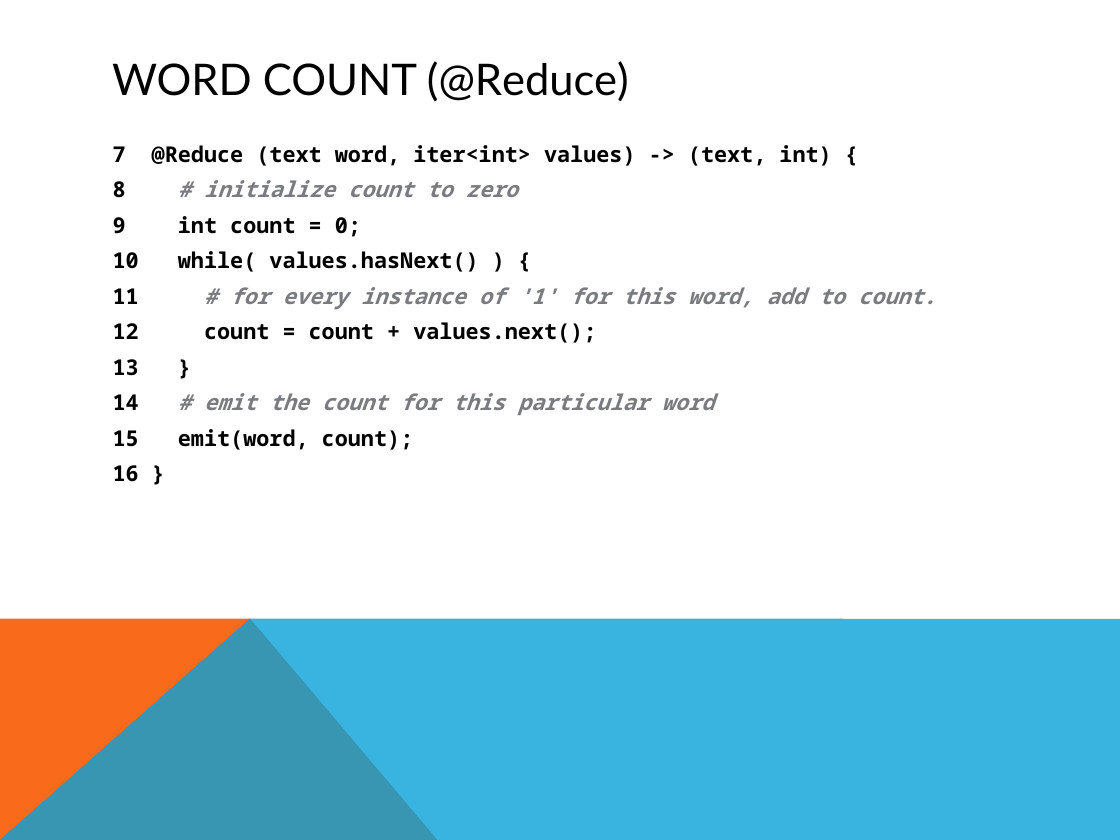
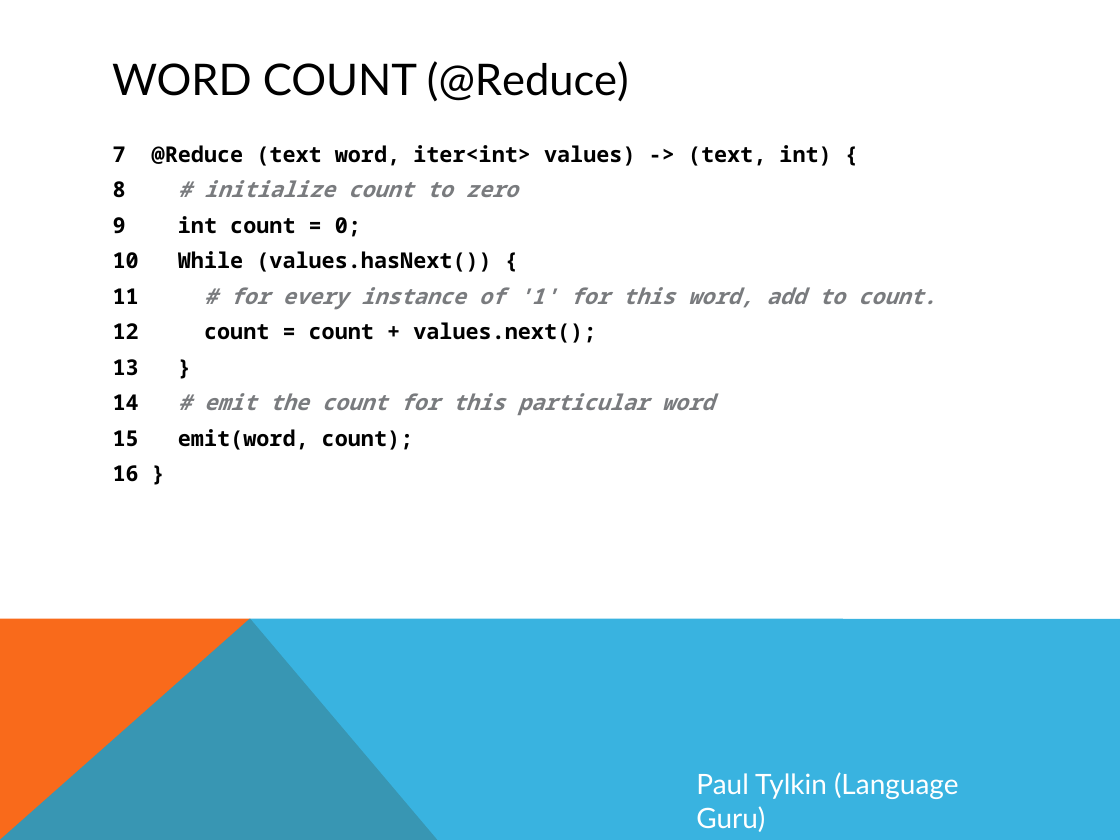
Before and after one commit to smessing/Hog, a slide deck: slide 10 of demo/demo.pptx. Drawn at 1120x840 pixels with LibreOffice and Linux fonts; fonts in the diff are those of the drawing. Boxes give left, top, right and bottom in pixels: in the first picture for what was removed or moved away, otherwise in the second. Text is boxed around its words. In the diff, an @@ line names an element or a change of style, - is before the commit and + after.

```diff
--- a/demo/demo.pptx
+++ b/demo/demo.pptx
@@ text at [113, 251, 491, 272]: text changed @@
-10 while( values.hasNext() ) {
+10 While (values.hasNext()) {
@@ text added at [696, 772, 959, 832], 18 pt, text #FFFFFF @@
+Paul Tylkin (Language Guru)
```
Also in this commit, not shown: 15 other slides changed.
